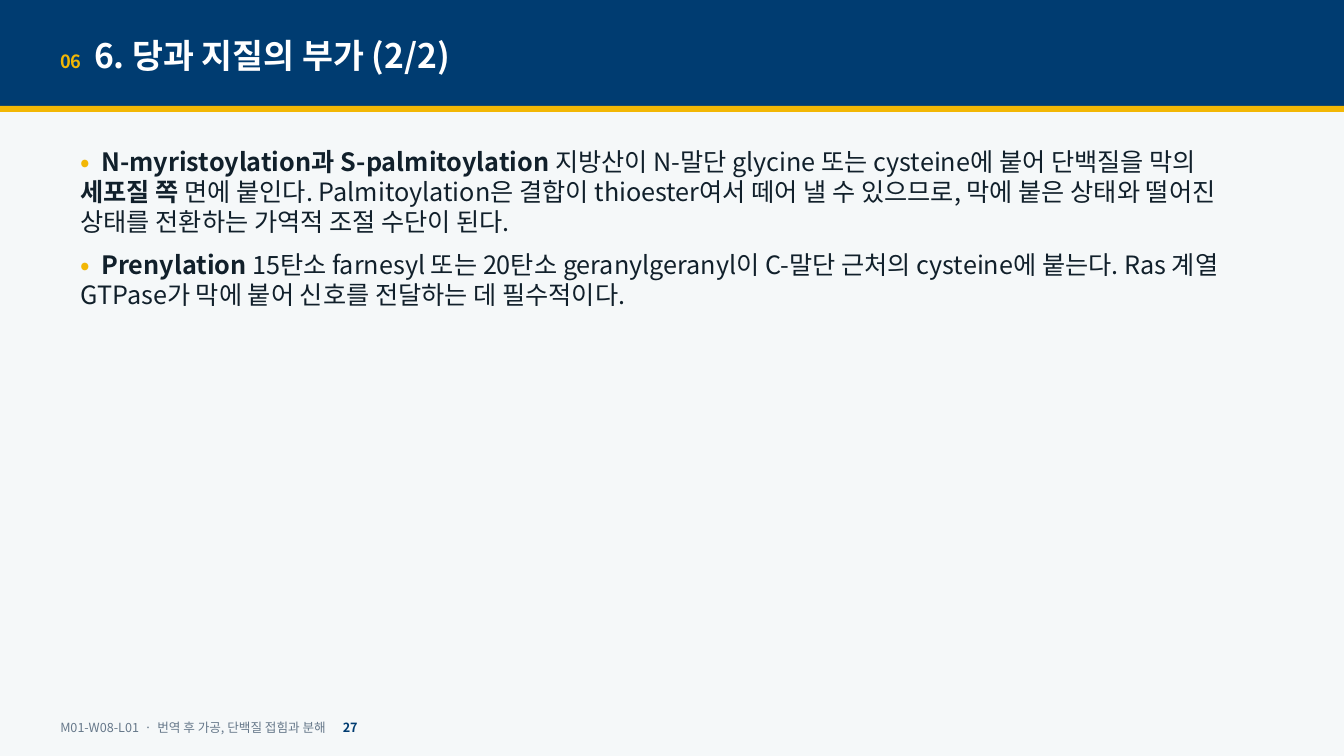
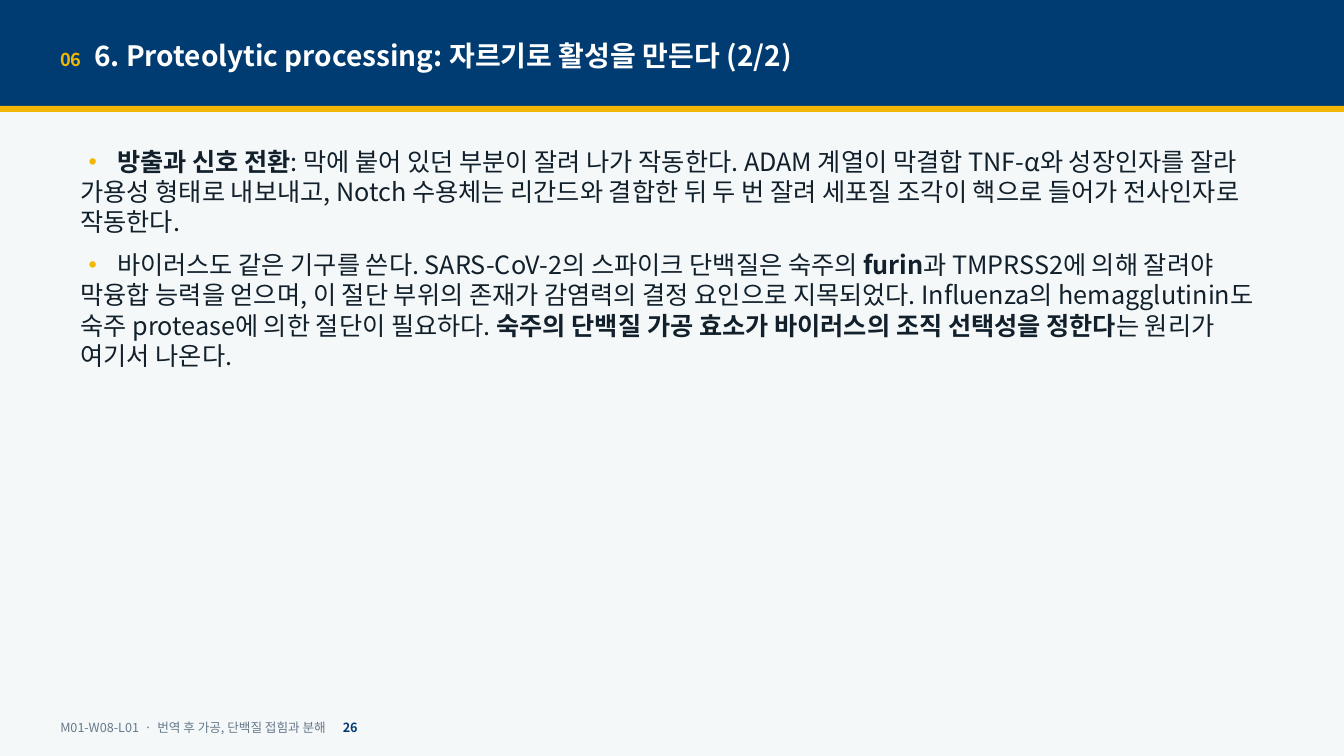
Before and after one commit to hoperiasd2/hoperiasd2.github.io, a slide deck: slide 26 of curriculum/M01/W08/L01/slides.pptx (slide 27 before the commit). Drawn at 1344x756 pixels with LibreOffice and Linux fonts; fonts in the diff are those of the drawing. Boxes give left, top, right and bottom in pixels: in the first picture for what was removed or moved away, otherwise in the second. Text is boxed around its words. In the diff, an @@ line names an element or a change of style, - is before the commit and + after.

```diff
--- a/curriculum/M01/W08/L01/slides.pptx
+++ b/curriculum/M01/W08/L01/slides.pptx
@@ text at bbox=[60, 42, 792, 73]: text changed; size 24 to 20 pt @@
-06 6. 당과 지질의 부가 (2/2)
+06 6. Proteolytic processing: 자르기로 활성을 만든다 (2/2)
@@ text at bbox=[80, 149, 1254, 367]: text changed @@
-• N-myristoylation과 S-palmitoylation 지방산이 N-말단 glycine 또는 cysteine에 붙어 단백질을 막의 세포질 쪽 면에 붙인다. Palmitoylation은 결합이 thioester여서 떼어 낼 수 있으므로, 막에 붙은 상태와 떨어진 상태를 전환하는 가역적 조절 수단이 된다.
-• Prenylation 15탄소 farnesyl 또는 20탄소 geranylgeranyl이 C-말단 근처의 cysteine에 붙는다. Ras 계열 GTPase가 막에 붙어 신호를 전달하는 데 필수적이다.
+• 방출과 신호 전환: 막에 붙어 있던 부분이 잘려 나가 작동한다. ADAM 계열이 막결합 TNF-α와 성장인자를 잘라 가용성 형태로 내보내고, Notch 수용체는 리간드와 결합한 뒤 두 번 잘려 세포질 조각이 핵으로 들어가 전사인자로 작동한다.
+• 바이러스도 같은 기구를 쓴다. SARS-CoV-2의 스파이크 단백질은 숙주의 furin과 TMPRSS2에 의해 잘려야 막융합 능력을 얻으며, 이 절단 부위의 존재가 감염력의 결정 요인으로 지목되었다. Influenza의 hemagglutinin도 숙주 protease에 의한 절단이 필요하다. 숙주의 단백질 가공 효소가 바이러스의 조직 선택성을 정한다는 원리가 여기서 나온다.
@@ text at bbox=[60, 721, 358, 734]: text changed @@
-M01-W08-L01 · 번역 후 가공, 단백질 접힘과 분해 27
+M01-W08-L01 · 번역 후 가공, 단백질 접힘과 분해 26
```
Also in this commit, not shown: 44 other slides changed, 10 slides added, 5 other files.
